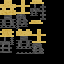
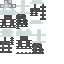
Before/after of a 64×64 layered artwork. What changed in the layer stack:
added layer "dist_output_overlay" above "conduit_output_overlay" over [0,0,16,8]
removed layer "base" over [0,0,64,64]
added layer "shaft_steel" above "shaft_iron" over [0,0,46,43]
